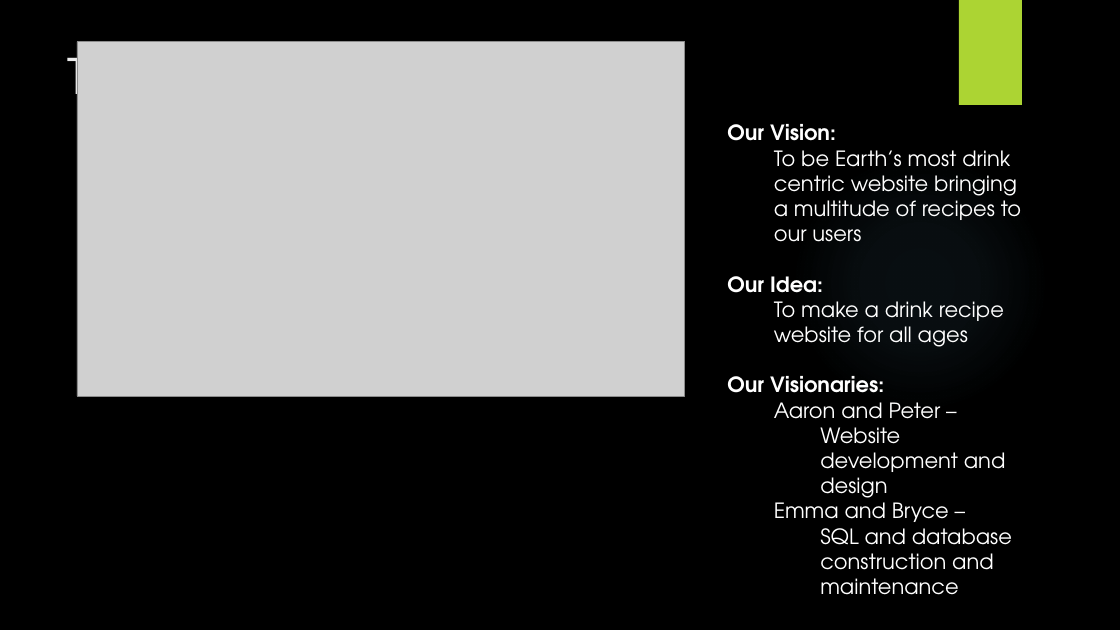
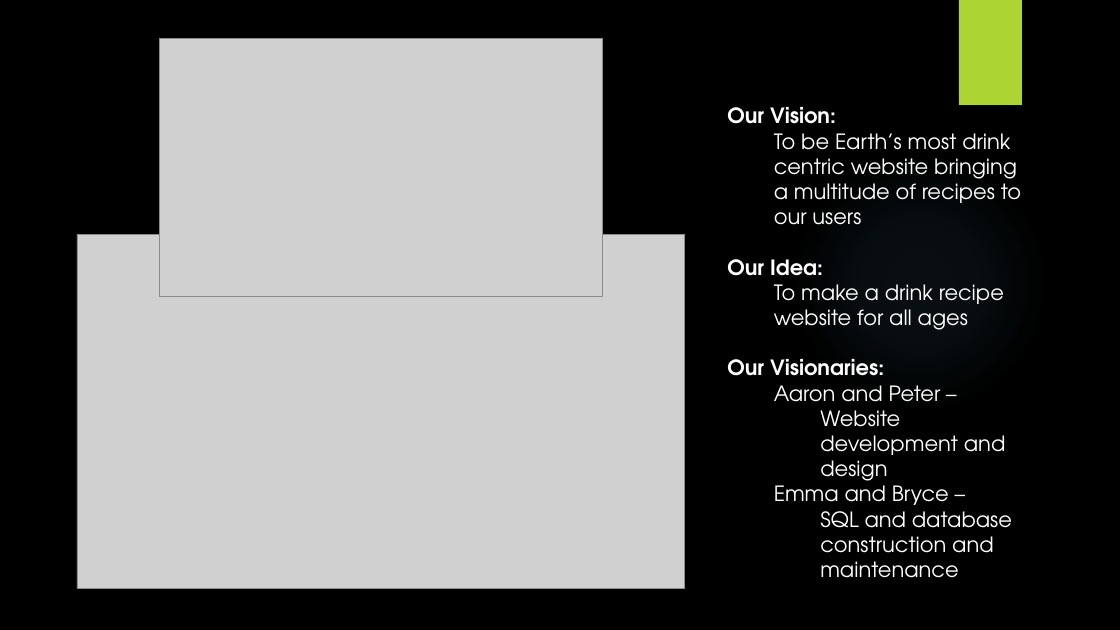
Before and after one commit to peter-z-wang/Project-Juice-, a slide deck: slide 1 of Team 23 Status Update.pptx. Drawn at 1120x630 pixels with LibreOffice and Linux fonts; fonts in the diff are those of the drawing; grey boxes stand for pictures; background and template pictures are left out. Boxes give left, top, right and bottom in pixels: in the first picture for what was removed or moved away, otherwise in the second. Text is boxed around its words. In the diff, an @@ line names an element or a change of style, - is before the commit and + after.

Commit message:
Added Team Logo
Probably the final version

```diff
--- a/Team 23 Status Update.pptx
+++ b/Team 23 Status Update.pptx
@@ title removed at <box>68,35,265,119</box> @@
-Team 23
@@ picture added at <box>160,38,603,297</box> @@
@@ text "Our Vision:": place and size @@
-text "Our Vision:" at <box>727,124,1021,595</box>
+text "Our Vision:" at <box>727,107,1021,578</box>
@@ picture: place and size @@
-picture at <box>77,42,686,397</box>
+picture at <box>77,234,686,589</box>
```
